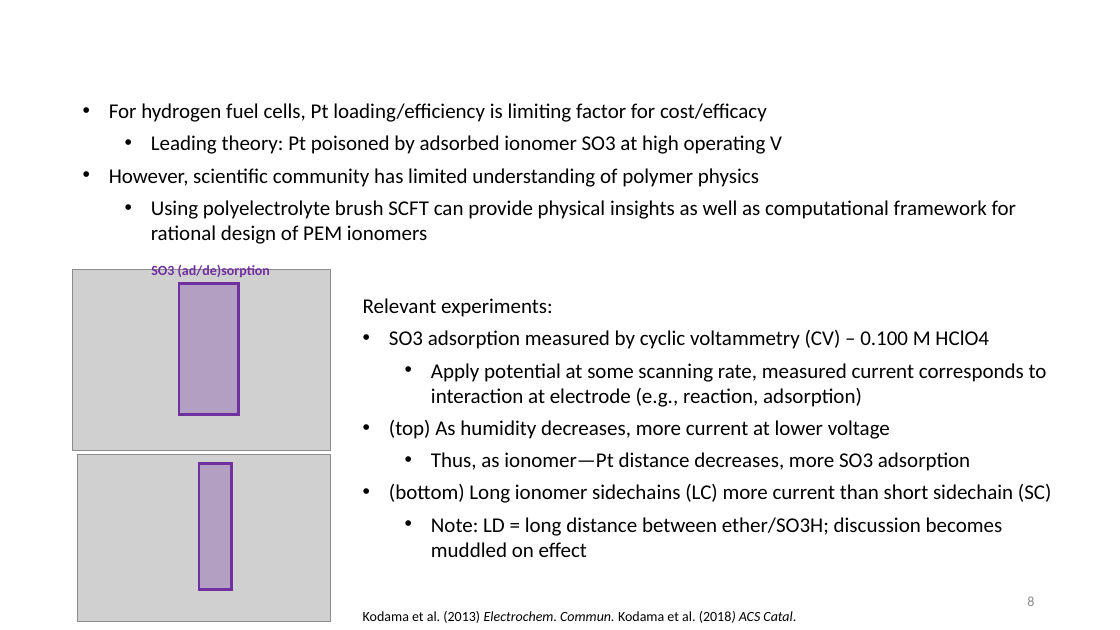
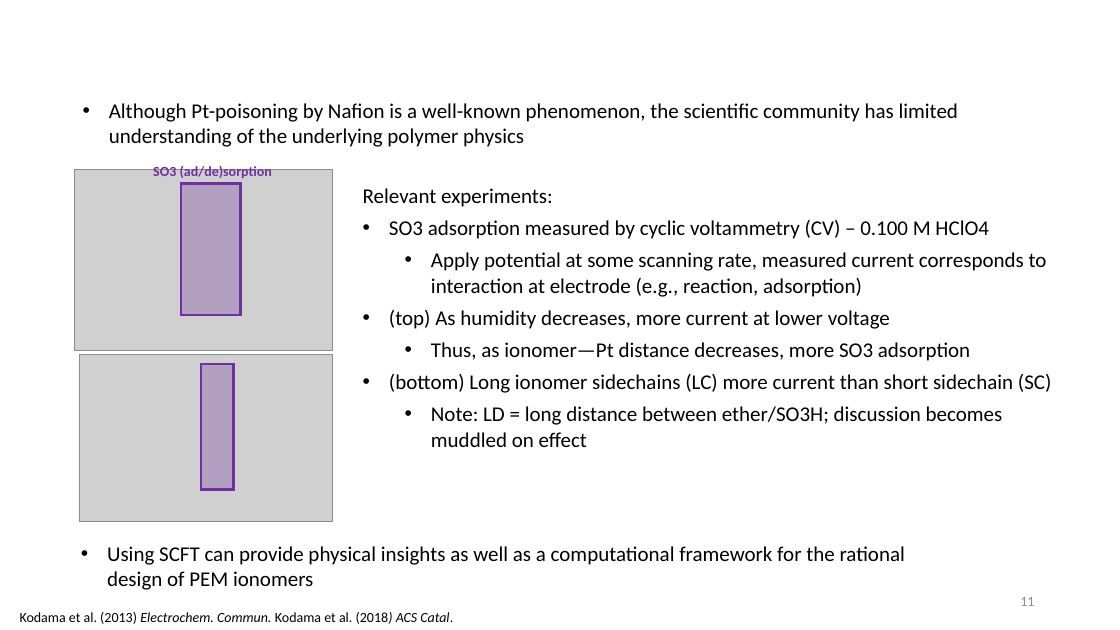
Before and after one commit to tyokokur/presentations, a slide deck: slide 11 of 20240722 NAF Intro.pptx (slide 8 before the commit). Drawn at 1120x630 pixels with LibreOffice and Linux fonts; fonts in the diff are those of the drawing; grey boxes stand for pictures; background and template pictures are left out. Boxes give left, top, right and bottom in pixels: in the first picture for what was removed or moved away, otherwise in the second. Text is boxed around its words. In the diff, an @@ line names an element or a change of style, - is before the commit and + after.

```diff
--- a/20240722 NAF Intro.pptx
+++ b/20240722 NAF Intro.pptx
@@ text at (109, 103, 958, 147): text changed @@
-• For hydrogen fuel cells, Pt loading/efficiency is limiting factor for cost/efficacy
-  • Leading theory: Pt poisoned by adsorbed ionomer SO3 at high operating V
-• However, scientific community has limited understanding of polymer physics
-  • Using polyelectrolyte brush SCFT can provide physical insights as well as computational framework for rational design of PEM ionomers
+• Although Pt-poisoning by Nafion is a well-known phenomenon, the scientific community has limited understanding of the underlying polymer physics
@@ text "Relevant experiments:": place and size @@
-text "Relevant experiments:" at (363, 298, 1052, 557)
+text "Relevant experiments:" at (363, 188, 1052, 447)
@@ 2 pictures, 2 rectangles, 1 text: place and size @@
-2 pictures, 2 rectangles, 1 text at (72, 264, 331, 622)
+2 pictures, 2 rectangles, 1 text at (74, 164, 333, 522)
@@ text added at (107, 546, 905, 590), 18 pt, text #000000 @@
+  • Using SCFT can provide physical insights as well as a computational framework for the rational design of PEM ionomers
@@ page number at (1020, 597, 1034, 606): text changed @@
-8
+11
@@ text "Kodama et al. (2013) Electrochem. ...": place and size @@
-text "Kodama et al. (2013) Electrochem. ..." at (363, 611, 796, 623)
+text "Kodama et al. (2013) Electrochem. ..." at (20, 612, 453, 624)
```
Also in this commit, not shown: 5 other slides changed, 3 slides added, 1 slide removed.
